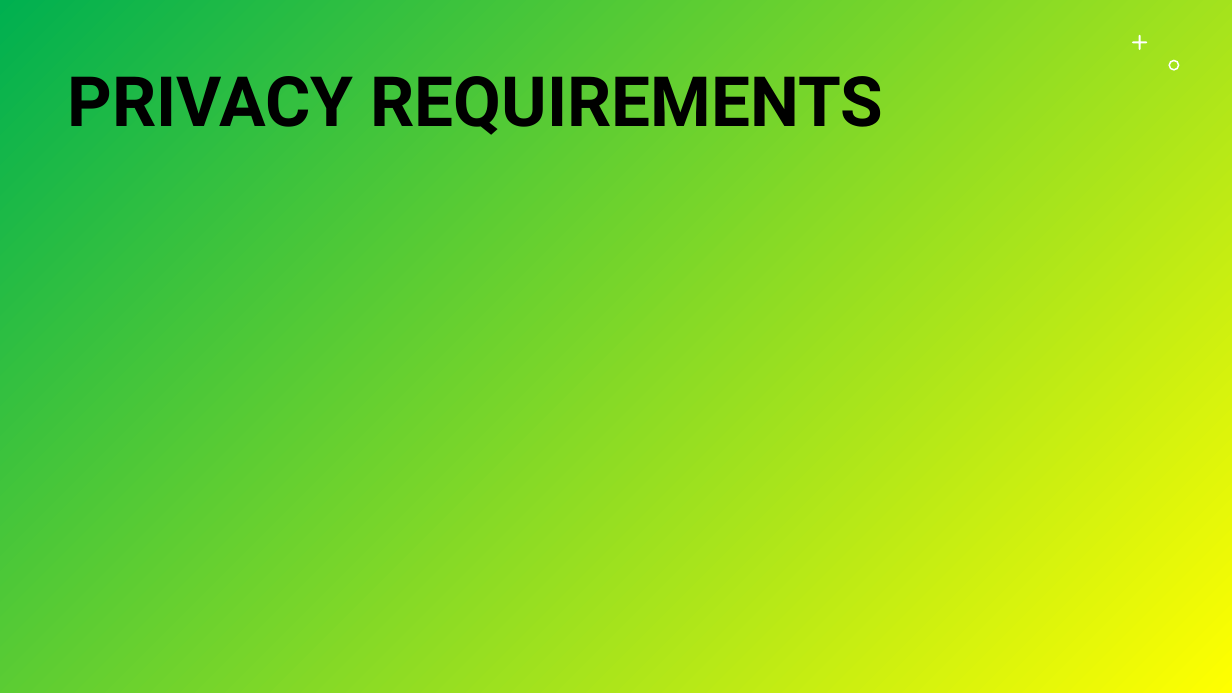
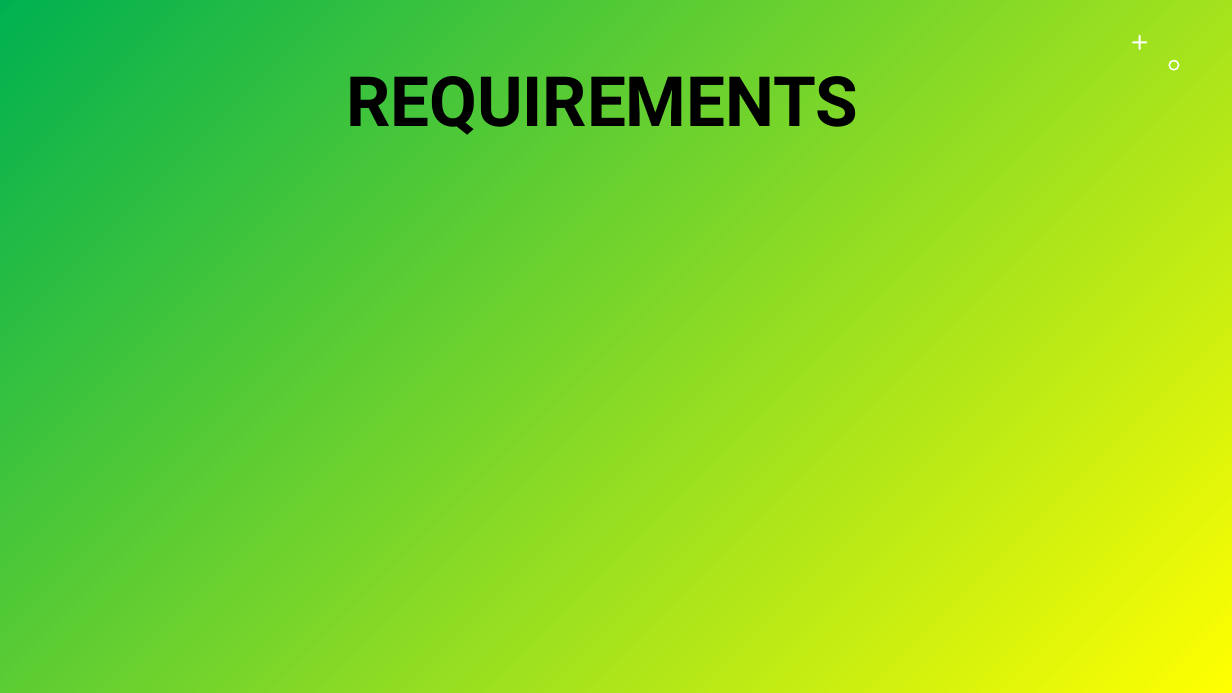
Before and after one commit to Durante94/Data-Protection-Privacy, a slide deck: slide 5 of Presentazione/presentazione.pptx (slide 6 before the commit). Drawn at 1232x693 pixels with LibreOffice and Linux fonts; fonts in the diff are those of the drawing; grey boxes stand for pictures. Boxes give left, top, right and bottom in pixels: in the first picture for what was removed or moved away, otherwise in the second. Text is boxed around its words. In the diff, an @@ line names an element or a change of style, - is before the commit and + after.

```diff
--- a/Presentazione/presentazione.pptx
+++ b/Presentazione/presentazione.pptx
@@ title at <box>346,63,858,142</box>: text changed @@
-PRIVACY REQUIREMENTS
+REQUIREMENTS
```
Also in this commit, not shown: 12 other slides changed, 3 slides added, 5 slides removed, 1 other file.
